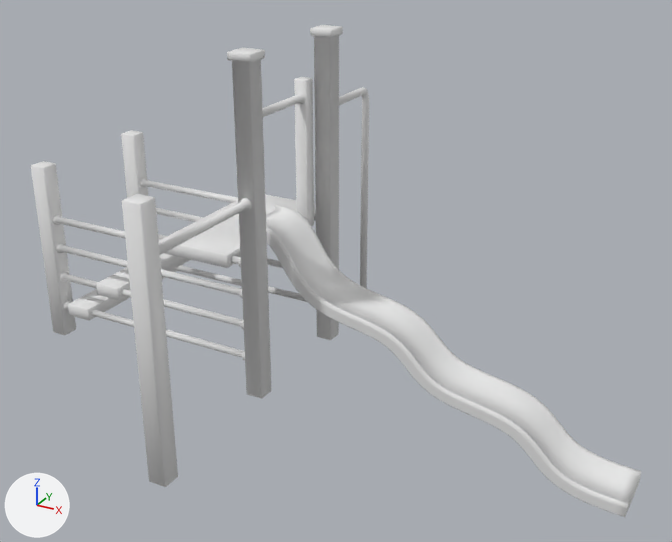
Two versions of the FBX model Assets/Playground FBX/Slide.fbx, one commit apart.
Both versions are drawn from a 50 mm lens placed at (-2.0, 18.0, 22.8), pointed at (-27.9, 65.1, -0.7). The lights are fixed; the arrows at lower left show +X, +Y and +Z. Where no turn or scale is listed for an object, it has been applied to the vertices.
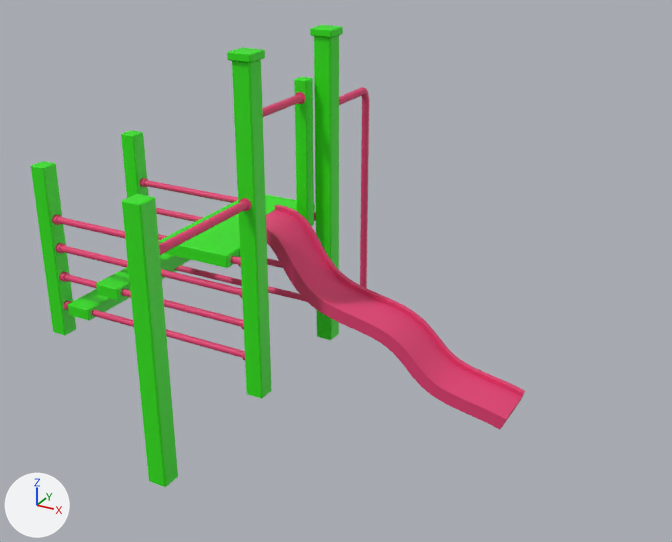
What differs and where, as boxes (x1, y1, x2, y2) in the pictures (672 x 542 px):
```json
{"object": "Cylinder.011", "change": "reshaped", "before": [31, 25, 641, 517], "after": [31, 25, 525, 487], "on screen": "19% narrower, 6% shorter"}
{"part": 1, "of": "me_cylinder_011", "change": "cut back", "before": [500, 391, 641, 517], "after": [501, 399, 521, 428]}
{"part": 2, "of": "me_cylinder_011", "change": "recoloured", "before": [52, 87, 525, 430], "after": [52, 87, 525, 430], "on screen": "white to pink"}
{"part": 3, "of": "me_cylinder_011", "change": "recoloured", "before": [31, 25, 343, 487], "after": [31, 25, 343, 487], "on screen": "grey to green"}
```

The change, as JSON lines over the scene's bpy script:
```json
{"op": "add", "block": "mat_wood_001", "code": ["mat_wood_001 = principled_material('wood.001')", "mat_wood_001.base_color = (0.0292, 0.8, 0.0039)  # green #30e70d"]}
{"op": "add", "block": "mat_metal", "code": ["mat_metal = principled_material('metal')", "mat_metal.base_color = (0.8, 0.0507, 0.18)  # pink #e74076"]}
{"block": "me_cylinder_011", "where": "# used by ob_cylinder_011; location = (-40.91, 62.37, -6.84)"}
{"op": "remove", "block": "me_cylinder_011", "code": "me_cylinder_011.from_pydata(...)  # 2399 vertices, 2259 faces; spans x -9.2..32.3, y -10.7..15.4, z -5.8..19.8"}
{"op": "add", "block": "me_cylinder_011", "code": "me_cylinder_011.from_pydata(...)  # 2177 vertices, 2035 faces; spans x -9.2..24.6, y -10.7..15.4, z -3.1..19.8"}
{"block": "me_cylinder_011", "change": "me_cylinder_011 part 1: 251 vertices removed from x 24.9..32.3, y 2.9..6.7, z -5.8..-1.6; 37 vertices added at x 6.2..24.3, y 3.2..3.4, z -2.2..7.7"}
{"block": "me_cylinder_011", "change": "me_cylinder_011 part 2: 1579 faces spanning x -8.0..24.6, y -9.4..15.4, z -2.9..15.8 switch from no material to mat_metal (pink #e74076)"}
{"block": "me_cylinder_011", "change": "me_cylinder_011 part 3: 362 faces spanning x -9.2..9.4, y -10.7..10.5, z -3.1..19.8 switch from no material to mat_wood_001 (green #30e70d)"}
```
